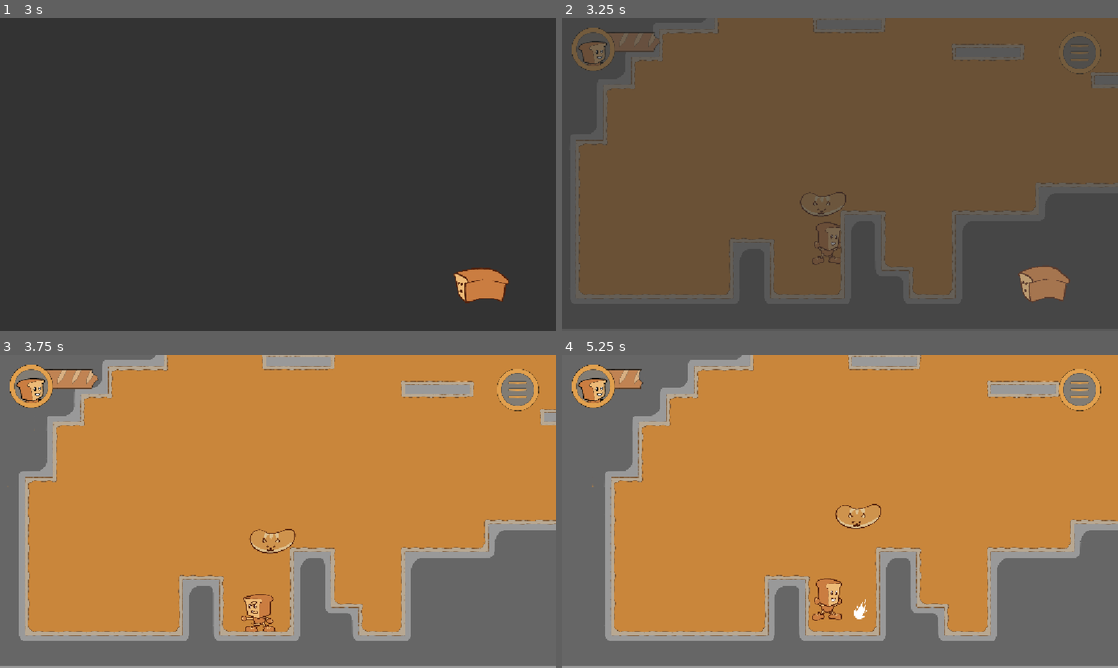
Above: before the commit, frames 1-4 (two rows, left to right).
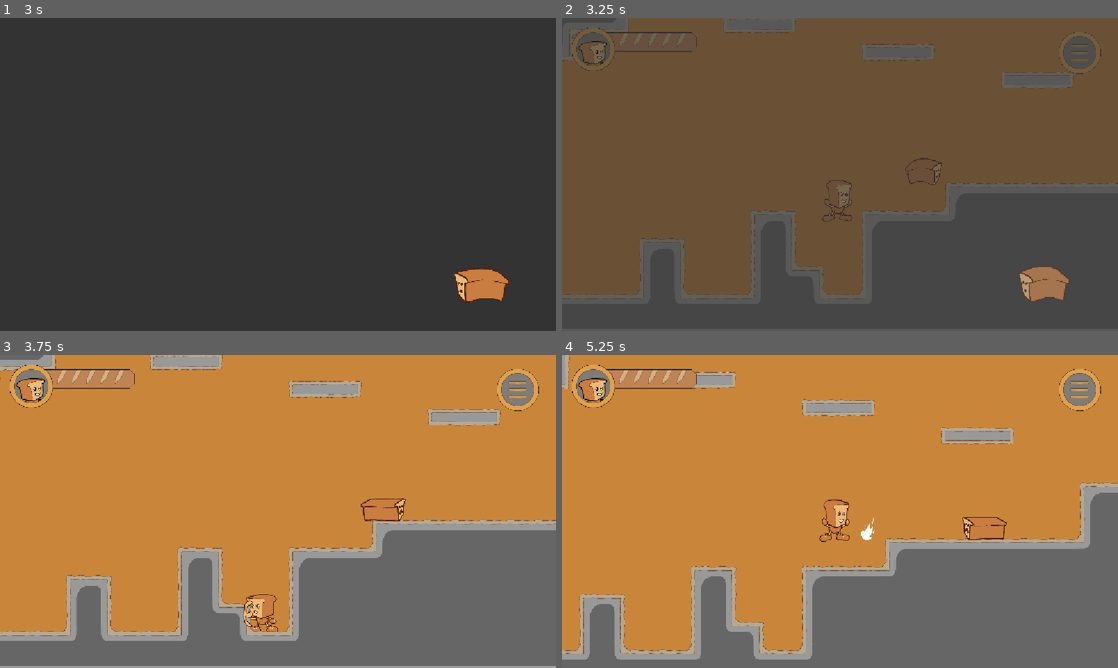
Above: after the commit, the same moments.

Repository: Espabul/Pan_demic
Game: Godot game, scene res://Scenes/UI/main_menu_scene.tscn
Same seed, same stepped clock (60 frames per second), same inputs: the game is played once before the commit and once after it.
Inputs (mouse positions are in pixels of both pictures, inside the frame that each line leads up to):
- Up to frame 1 (3 s): click "PLAY" at 0.5 s; hold D (mover_derecha) 1.28-2 s; tap K (ataque) at 1.35 s; tap Space (saltar) at 1.52 s; click (522, 49) at 2 s; hold D (mover_derecha) from 2.78 s (still down); tap S (dash) at 2.85 s
- Up to frame 2 (3.25 s): keep holding D (mover_derecha); tap Space (saltar) at 3.02 s
- Up to frame 3 (3.75 s): release D (mover_derecha) at 3.53 s; hold A (mover izquierda) from 3.53 s (still down); tap O (disparo) at 3.6 s
- Up to frame 4 (5.25 s): release A (mover izquierda) at 4.28 s; hold D (mover_derecha) from 4.28 s (still down); tap P (disparoplus) at 4.35 s; tap Space (saltar) at 4.52 s; tap K (ataque) at 5.1 s

Frame 1 is identical in both runs. In frame 2, 19% of the frame differs, in the area x 0-100%, y 0-90%; in frame 3, 22%; in frame 4, 33%, in the area x 0-100%, y 0-100%.

Commit message:
Caterpanillar fixed!

Diff:
--- a/Scenes/Enemigos/caterpanillar/caterpanillar.gd
+++ b/Scenes/Enemigos/caterpanillar/caterpanillar.gd
@@ -1,34 +1,40 @@
 extends CharacterBody2D
 
+@export var vida : int = 2
+@export var damage_amount:int = 1
+@export var rango = 400
 
-const GRAVITY = 1000
-const SPEED = 300.0
-const JUMP_VELOCITY = -400.0
-
-@export var enemy_health : int = 2
+const gravedad = 1000
+const velocidad = 300.0
+var direccion = Vector2(Vector2.LEFT)
+var pos_x = 0.0
 
 
-
-func _physics_process(delta: float):
-	enemy_gravity(delta)
+func _ready() -> void:
+	$AnimatedSprite2D.play("Caminar")
+	pos_x = global_position.x
+	$AnimatedSprite2D.flip_h = false
 
 
+func _physics_process(delta: float)->void:
+	if global_position.x >= pos_x + rango:
+		$AnimatedSprite2D.flip_h = false
+		direccion = Vector2.LEFT
+	if global_position.x <= pos_x - rango:
+		$AnimatedSprite2D.flip_h = true
+		direccion = Vector2.RIGHT
+	velocity = Vector2(direccion * velocidad)
 	move_and_slide()
 
 
-func enemy_gravity(delta: float):
-	velocity.y += GRAVITY * delta
+func recibir_daño(cantidad):
+	vida -= cantidad
+	if vida<= 0:
+		queue_free()
+	else:
+		$AnimatedSprite2D/AnimationPlayer.play("Daño")
 
 
-
-
-
-
-
-
-func _on_hurtbox_area_entered(area):
-	print("hurtbox")
-	if area.get_parent().has_method("get_damage_amount"):
-		var node = area.get_parent() as Node
-		enemy_health -= node.damage_amount
-		print(enemy_health)
+func _on_hurtbox_area_entered(area: Area2D) -> void:
+	recibir_daño(1)
+	print("Caterpanillar golpeado")
--- a/Scenes/Enemigos/caterpanillar/caterpanillar.tscn
+++ b/Scenes/Enemigos/caterpanillar/caterpanillar.tscn
@@ -11,43 +11,76 @@
 [ext_resource type="Texture2D" uid="uid://g67d5nolfag5" path="res://Assets/Sprites/caterpanillar/caterpanillar_move/Caterpanillar_move_0008.png" id="8_g3ud8"]
 [ext_resource type="Texture2D" uid="uid://cckm17wus6owp" path="res://Assets/Sprites/caterpanillar/caterpanillar_move/Caterpanillar_move_0009.png" id="9_pfxyj"]
 
-[sub_resource type="Animation" id="Animation_4g6ya"]
-length = 0.9
-loop_mode = 1
+[sub_resource type="SpriteFrames" id="SpriteFrames_60dfp"]
+animations = [{
+"frames": [{
+"duration": 1.0,
+"texture": ExtResource("1_yb1dv")
+}, {
+"duration": 1.0,
+"texture": ExtResource("2_kn05t")
+}, {
+"duration": 1.0,
+"texture": ExtResource("3_4g6ya")
+}, {
+"duration": 1.0,
+"texture": ExtResource("4_gc2xd")
+}, {
+"duration": 1.0,
+"texture": ExtResource("5_4un4h")
+}, {
+"duration": 1.0,
+"texture": ExtResource("6_fj63j")
+}, {
+"duration": 1.0,
+"texture": ExtResource("7_dh3al")
+}, {
+"duration": 1.0,
+"texture": ExtResource("8_g3ud8")
+}, {
+"duration": 1.0,
+"texture": ExtResource("9_pfxyj")
+}],
+"loop": 1,
+"name": &"Caminar",
+"speed": 12.0
+}]
+
+[sub_resource type="Animation" id="Animation_0roii"]
+resource_name = "Daño"
+length = 0.7
 tracks/0/type = "value"
 tracks/0/imported = false
 tracks/0/enabled = true
-tracks/0/path = NodePath(".:texture")
+tracks/0/path = NodePath(".:modulate")
 tracks/0/interp = 1
 tracks/0/loop_wrap = true
 tracks/0/keys = {
-"times": PackedFloat32Array(0, 0.1, 0.2, 0.3, 0.4, 0.5, 0.6, 0.7, 0.8),
-"transitions": PackedFloat32Array(1, 1, 1, 1, 1, 1, 1, 1, 1),
-"update": 1,
-"values": [ExtResource("1_yb1dv"), ExtResource("2_kn05t"), ExtResource("3_4g6ya"), ExtResource("4_gc2xd"), ExtResource("5_4un4h"), ExtResource("6_fj63j"), ExtResource("7_dh3al"), ExtResource("8_g3ud8"), ExtResource("9_pfxyj")]
+"times": PackedFloat32Array(0, 0.16666667, 0.33333334, 0.5),
+"transitions": PackedFloat32Array(4.168796e-05, 1e-05, 3.1593823e-05, 1e-05),
+"update": 0,
+"values": [Color(10.579, 10.579, 3.424, 1), Color(1, 1, 1, 1), Color(10.579, 10.579, 3.464, 1), Color(1, 1, 1, 1)]
 }
 
-[sub_resource type="Animation" id="Animation_gc2xd"]
-resource_name = "walk"
-length = 0.9
-loop_mode = 1
+[sub_resource type="Animation" id="Animation_ml8p2"]
+length = 0.033333335
 tracks/0/type = "value"
 tracks/0/imported = false
 tracks/0/enabled = true
-tracks/0/path = NodePath(".:texture")
+tracks/0/path = NodePath(".:modulate")
 tracks/0/interp = 1
 tracks/0/loop_wrap = true
 tracks/0/keys = {
-"times": PackedFloat32Array(0, 0.100000024, 0.2, 0.3, 0.4, 0.5, 0.6, 0.7, 0.8),
-"transitions": PackedFloat32Array(1, 1, 1, 1, 1, 1, 1, 1, 1),
-"update": 1,
-"values": [ExtResource("1_yb1dv"), ExtResource("2_kn05t"), ExtResource("3_4g6ya"), ExtResource("4_gc2xd"), ExtResource("5_4un4h"), ExtResource("6_fj63j"), ExtResource("7_dh3al"), ExtResource("8_g3ud8"), ExtResource("9_pfxyj")]
+"times": PackedFloat32Array(0),
+"transitions": PackedFloat32Array(1),
+"update": 0,
+"values": [Color(1, 1, 1, 1)]
 }
 
-[sub_resource type="AnimationLibrary" id="AnimationLibrary_4un4h"]
+[sub_resource type="AnimationLibrary" id="AnimationLibrary_kn05t"]
 _data = {
-&"RESET": SubResource("Animation_4g6ya"),
-&"walk": SubResource("Animation_gc2xd")
+&"Daño": SubResource("Animation_0roii"),
+&"RESET": SubResource("Animation_ml8p2")
 }
 
 [sub_resource type="CapsuleShape2D" id="CapsuleShape2D_w7mgy"]
@@ -55,26 +88,24 @@
 height = 190.0
 
 [sub_resource type="CapsuleShape2D" id="CapsuleShape2D_4e15o"]
-radius = 41.0
-height = 200.0
-
-[sub_resource type="CapsuleShape2D" id="CapsuleShape2D_ydnqi"]
-radius = 39.0
-height = 198.0
+radius = 52.0
+height = 230.0
 
 [node name="caterpanillar" type="CharacterBody2D" unique_id=355569004 groups=["enemy"]]
 collision_layer = 2
-collision_mask = 5
 script = ExtResource("1_kn05t")
 
-[node name="Sprite2D" type="Sprite2D" parent="." unique_id=467957402]
+[node name="AnimatedSprite2D" type="AnimatedSprite2D" parent="." unique_id=166591598]
 light_mask = 2
 scale = Vector2(0.9254261, 1)
-texture = ExtResource("1_yb1dv")
+sprite_frames = SubResource("SpriteFrames_60dfp")
+animation = &"Caminar"
+frame = 6
+frame_progress = 0.4918938
 
-[node name="AnimationPlayer" type="AnimationPlayer" parent="Sprite2D" unique_id=2103761034]
-libraries/ = SubResource("AnimationLibrary_4un4h")
-autoplay = &"RESET"
+[node name="AnimationPlayer" type="AnimationPlayer" parent="AnimatedSprite2D" unique_id=99944790]
+root_node = NodePath("../..")
+libraries/ = SubResource("AnimationLibrary_kn05t")
 
 [node name="CollisionShape2D" type="CollisionShape2D" parent="." unique_id=1538165084]
 position = Vector2(-1, 7)
@@ -87,7 +118,7 @@
 
 [node name="hurtbox" type="Area2D" parent="." unique_id=359531658]
 collision_layer = 2
-collision_mask = 20
+collision_mask = 16
 
 [node name="CollisionShape2D" type="CollisionShape2D" parent="hurtbox" unique_id=1802437075]
 position = Vector2(0, 5)
@@ -95,16 +126,4 @@
 shape = SubResource("CapsuleShape2D_4e15o")
 debug_color = Color(0.9631769, 0.027777988, 0.48698866, 0.41960785)
 
-[node name="hitbox" type="Area2D" parent="." unique_id=15556152]
-position = Vector2(-1, -2)
-collision_layer = 2
-collision_mask = 4
-
-[node name="CollisionShape2D" type="CollisionShape2D" parent="hitbox" unique_id=1489350081]
-light_mask = 2
-position = Vector2(2, 8)
-rotation = -1.5707964
-shape = SubResource("CapsuleShape2D_ydnqi")
-debug_color = Color(0.22954467, 0.5092197, 1, 0.41960785)
-
 [connection signal="area_entered" from="hurtbox" to="." method="_on_hurtbox_area_entered"]
--- a/Scenes/Salas/Level1_Amasadora.tscn
+++ b/Scenes/Salas/Level1_Amasadora.tscn
@@ -3,7 +3,6 @@
 [ext_resource type="PackedScene" uid="uid://dth2ljmmqgu1s" path="res://Scenes/player/player.tscn" id="1_l5sf6"]
 [ext_resource type="Texture2D" uid="uid://7lh2rhx7cxy6" path="res://Assets/Tilesets/Tileset_Amasadora.png" id="2_2s2wd"]
 [ext_resource type="PackedScene" uid="uid://qheuo3qvasx0" path="res://Scenes/Enemigos/caterpanillar/caterpanillar.tscn" id="4_mya04"]
-[ext_resource type="PackedScene" uid="uid://dlexo6get3obp" path="res://Scenes/Enemigos/Flybun/flybun.tscn" id="5_4n4k6"]
 [ext_resource type="PackedScene" uid="uid://bc1unypn4g0bs" path="res://Scenes/UI/game_screen.tscn" id="6_268t0"]
 
 [sub_resource type="GDScript" id="GDScript_l5sf6"]
@@ -422,9 +421,6 @@
 position = Vector2(2070, -2204)
 
 [node name="caterpanillar2" parent="." unique_id=569712923 instance=ExtResource("4_mya04")]
-position = Vector2(1814, -280)
-
-[node name="Flybun" parent="." unique_id=14139485 instance=ExtResource("5_4n4k6")]
-position = Vector2(270, -725)
+position = Vector2(1126, -268)
 
 [node name="GameScreen" parent="." unique_id=1350099081 instance=ExtResource("6_268t0")]
